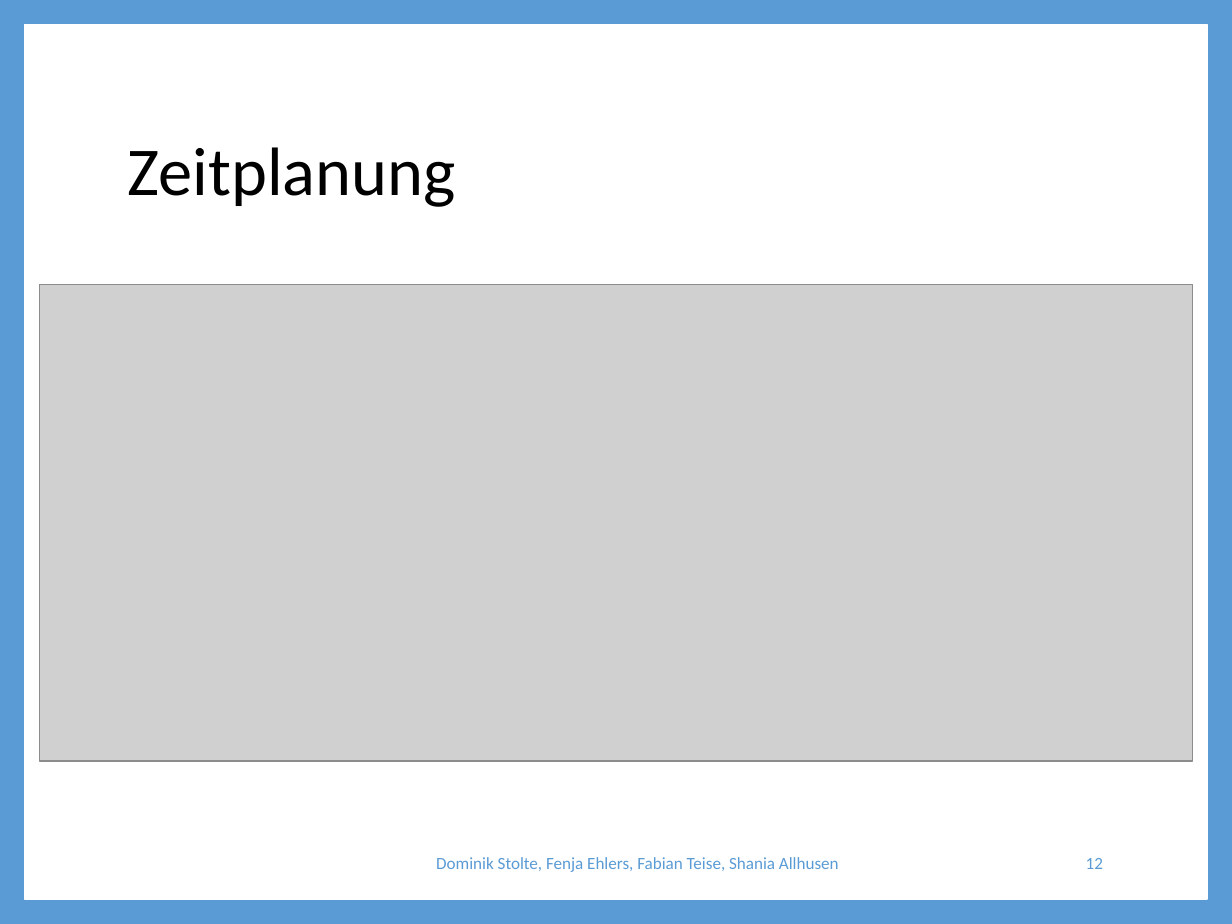
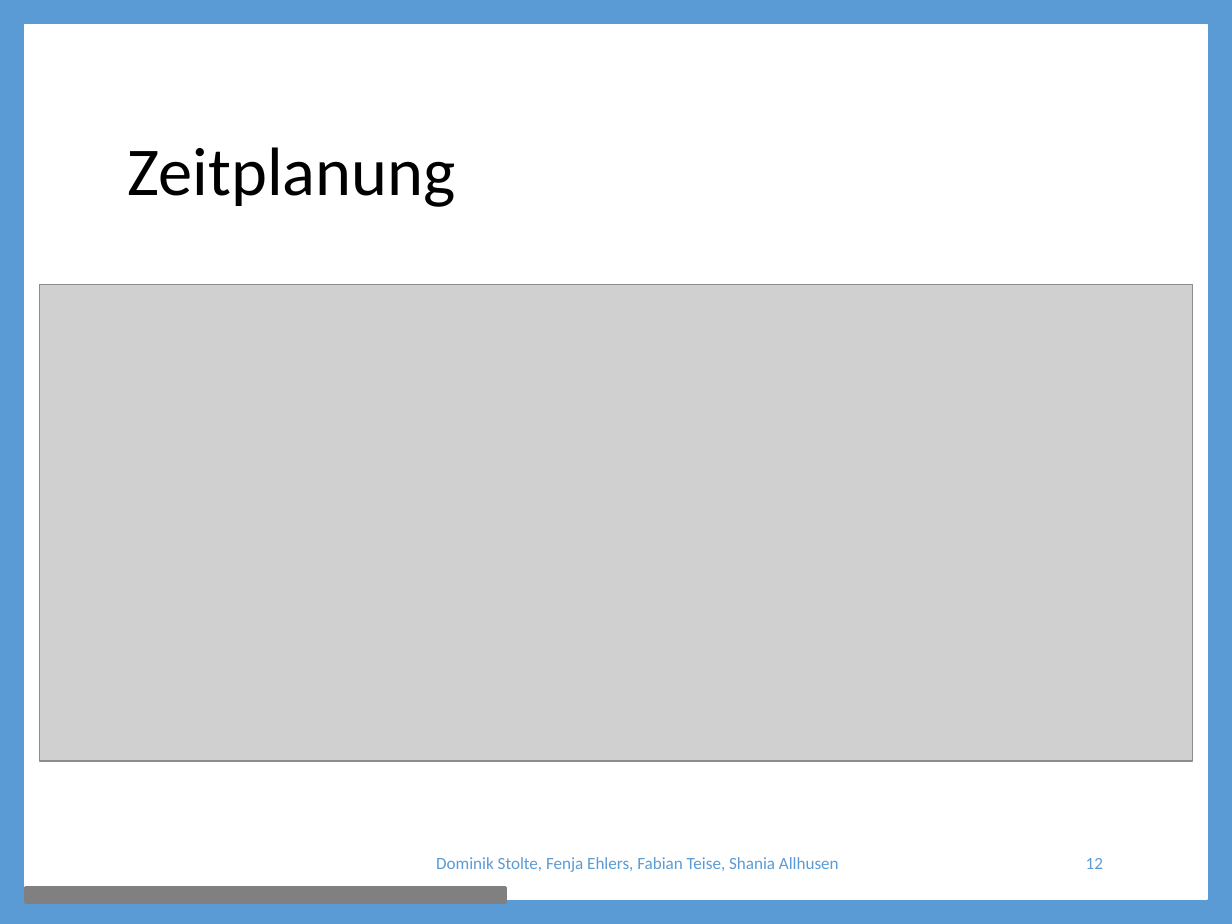
Before and after one commit to ShaniaAllhusen/Mittelstufenprojekt, a slide deck: slide 12 of Projekt-Präsentation.pptx. Drawn at 1232x924 pixels with LibreOffice and Linux fonts; fonts in the diff are those of the drawing; grey boxes stand for pictures. Boxes give left, top, right and bottom in pixels: in the first picture for what was removed or moved away, otherwise in the second. Text is boxed around its words. In the diff, an @@ line names an element or a change of style, - is before the commit and + after.

```diff
--- a/Projekt-Präsentation.pptx
+++ b/Projekt-Präsentation.pptx
@@ rectangle added at [26,888,506,903], fill #808080, outline #808080 1.5 pt @@
```
Also in this commit, not shown: 26 other slides changed.
